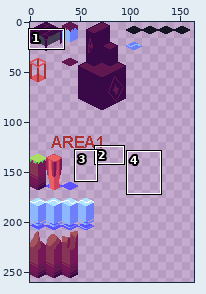
One commit to this sprite sheet: Tileset/Isometic Tiles Testing.png. Above, an overview of the earlier version with the close-up marked.
Close-up. First the earlier version:
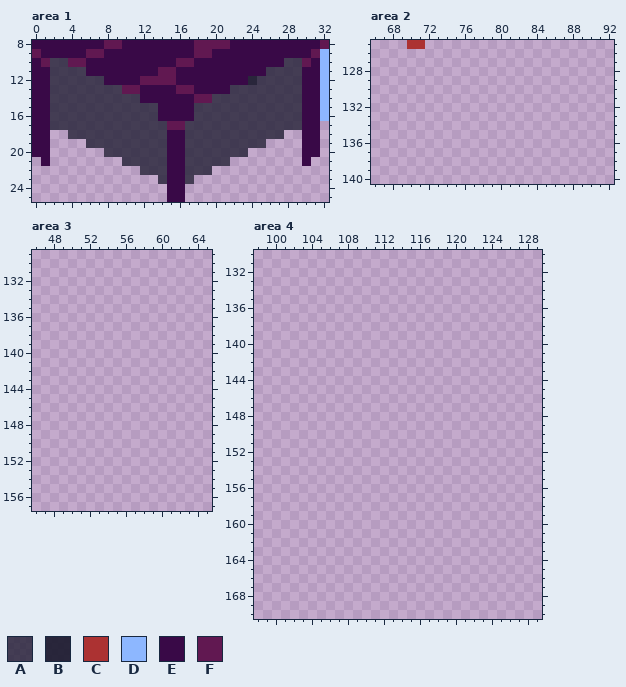
The file is 256x512 pixels. Colours within 5 levels of each other are drawn and written as one. Shown: area 1: x 0..32, y 8..25; area 2: x 66..92, y 125..140; area 3: x 46..65, y 129..157; area 4: x 98..129, y 130..170. The wide view leaves out empty margins. The commit also changed other parts of the picture, which this record leaves out.
Palette (. is transparent): A #222034c9  B #222034f4  C #ac3232  D #8db7ff  E #390947  F #611851
The result:
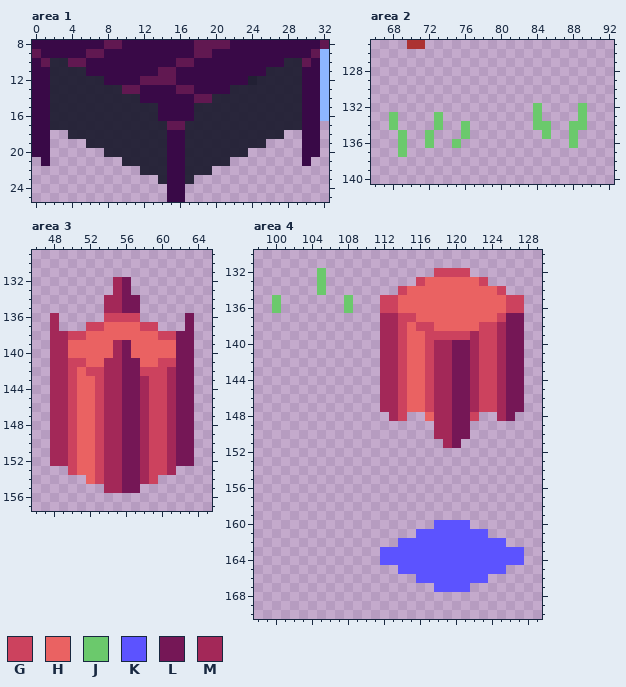
Colours new in this view: G #cc425e  H #ea6262  J #6bc96c  K #5c53ff  L #751756  M #a32858
The edit:
colour A: #222034c9 -> #222034f4
colour B: #222034f4 -> #222034
Area 2:
y 132: x 84 . -> J; x 89 . -> J
y 133: x 68 . -> J; x 73 . -> J; x 84 . -> J; x 89 . -> J
y 134: x 68 . -> J; x 73 . -> J; x 76 . -> J; x 84..85 .. -> JJ; x 88..89 .. -> JJ
y 135: x 69 . -> J; x 72 . -> J; x 76 . -> J; x 85 . -> J; x 88 . -> J
y 136: x 69 . -> J; x 72 . -> J; x 75 . -> J; x 88 . -> J
y 137: x 69 . -> J
Area 3:
y 132..133: x 55..56 .. -> ML
y 134..135: x 54..57 .... -> MMLL
y 136: x 48 . -> M; x 54..57 .... -> GGGG; x 63 . -> L
y 137: x 48 . -> M; x 52..59 ........ -> GGHHHHGG; x 63 . -> L
y 138: x 48..63 ................ -> MMGGHHHHHHHHGGLL
y 139..140: x 48..63 ................ -> MMHHHHHMLHHHHHLL
y 141: x 48..63 ................ -> MMGGHHMMLLHHGGLL
y 142: x 48..63 ................ -> MMGHGGMMLLGGGMLL
y 143..152: x 48..63 ................ -> MMGHHGMMLLMGGMLL
y 153: x 50..61 ............ -> GHHGMMLLMGGM
y 154: x 52..59 ........ -> HGMMLLMG
y 155: x 54..57 .... -> MMLL
Area 4:
y 132: x 105 . -> J; x 118..121 .... -> GGGG
y 133: x 105 . -> J; x 116..123 ........ -> GHHHHHHG
y 134: x 105 . -> J; x 114..125 ............ -> GHHHHHHHHHHG
y 135..136: x 100 . -> J; x 108 . -> J; x 112..127 ................ -> GGHHHHHHHHHHHHGG
y 137: x 112..127 ................ -> MMGGHHHHHHHHHGLL
y 138: x 112..127 ................ -> MMGHGGHHHHHGGMLL
y 139: x 112..127 ................ -> MMGHHGGGGGMGGMLL
y 140..147: x 112..127 ................ -> MMGHHGMMLLMGGMLL
y 148: x 113..114 .. -> MG; x 117..122 ...... -> HMMLLG; x 125..126 .. -> ML
y 149..150: x 118..121 .... -> MMLL
y 151: x 119..120 .. -> ML
y 160: x 118..121 .... -> KKKK
y 161: x 116..123 ........ -> KKKKKKKK
y 162: x 114..125 ............ -> KKKKKKKKKKKK
y 163..164: x 112..127 ................ -> KKKKKKKKKKKKKKKK
y 165: x 114..125 ............ -> KKKKKKKKKKKK
y 166: x 116..123 ........ -> KKKKKKKK
y 167: x 118..121 .... -> KKKK
Boxes around the changes in both close-ups, in picture pixels (x1, y1, x2, y2):
changed: (50, 58, 302, 184)
added: (533, 103, 587, 148)
added: (389, 112, 470, 157)
added: (50, 277, 194, 493)
added: (317, 268, 524, 448)
added: (272, 295, 281, 313)
added: (380, 520, 524, 592)
